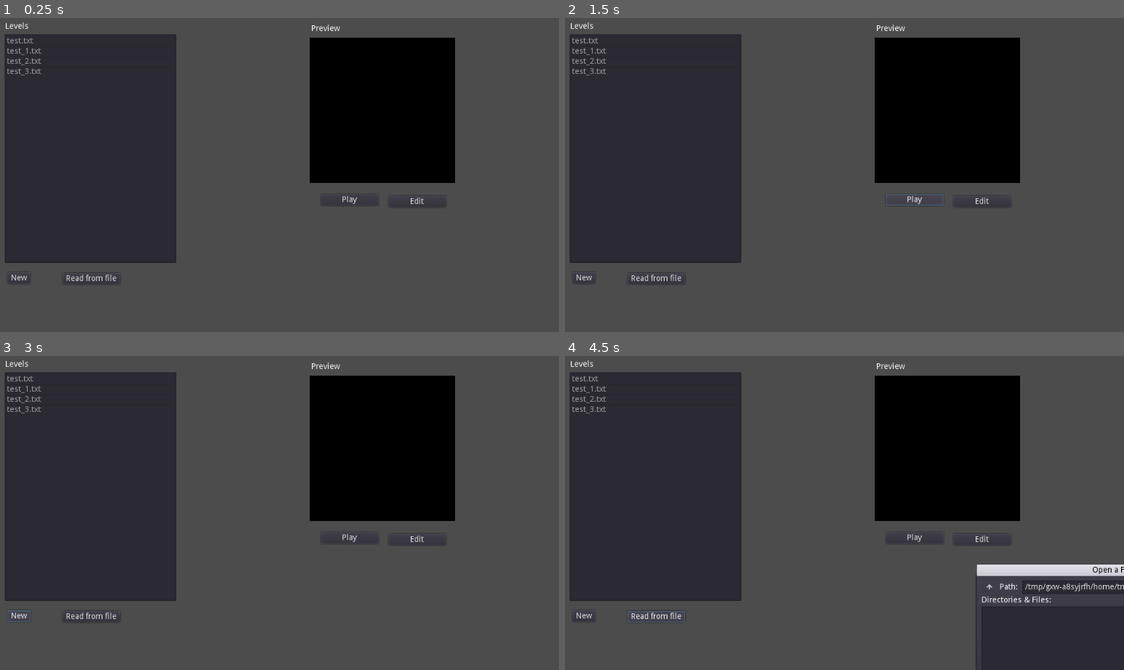
Above: before the commit, frames 1-4 (two rows, left to right).
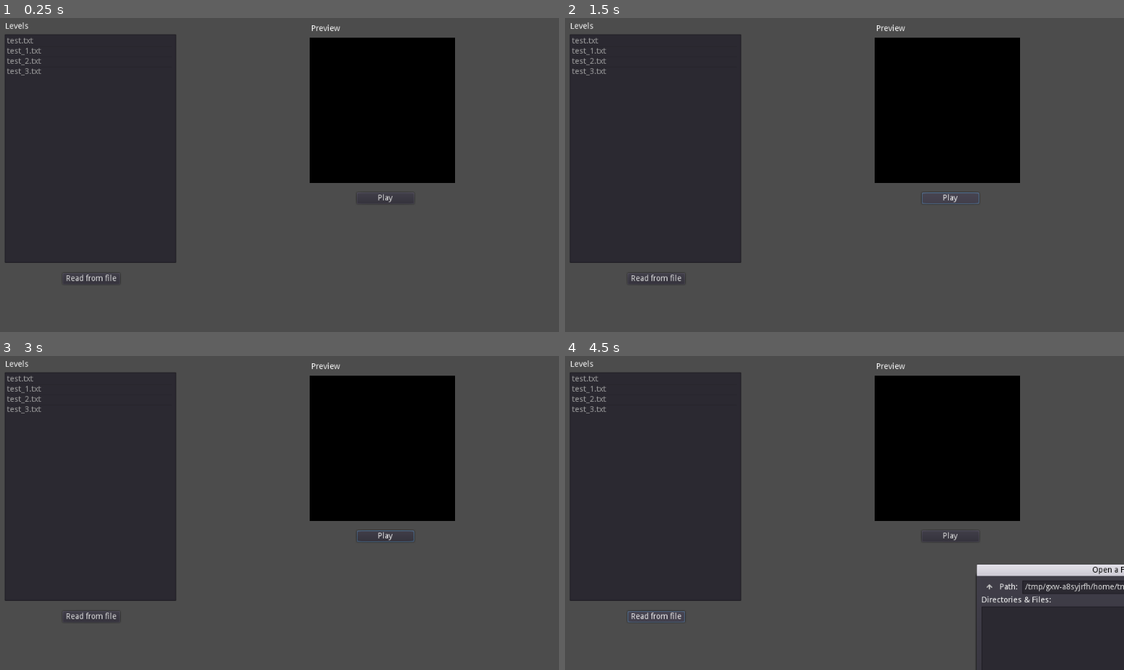
Above: after the commit, the same moments.

Repository: Emreu/sokoban_solver
Game: Godot game, scene res://UI/Loader.tscn
Same seed, same stepped clock (60 frames per second), same inputs: the game is played once before the commit and once after it.
Inputs (mouse positions are in pixels of both pictures, inside the frame that each line leads up to):
- Up to frame 1 (0.25 s): no input
- Up to frame 2 (1.5 s): click (984, 200) at 0.5 s, where only the run before the commit has a clickable "Edit"; click "Play" at 1.25 s
- Up to frame 3 (3 s): click "Play" at 2 s; click (16, 616) at 2.75 s, where only the run before the commit has a clickable "New"
- Up to frame 4 (4.5 s): click (581, 616) at 3.5 s, where only the run before the commit has a clickable "New"; click "Read from file" at 4.25 s

The runs differ from the first frame. In frame 1, 0.1% of the frame differs, in the area x 1-80%, y 55-85%; in frame 2, 0.2%; in frame 3, 0.2%; in frame 4, 0.1%.

Commit message:
Upscale visualizer assets

Diff:
--- a/visualizer/Levels/Level.gd
+++ b/visualizer/Levels/Level.gd
@@ -6,7 +6,7 @@
 
 var zone = preload("res://Objects/Deadzone.tscn")
 
-const tileSize = Vector2(16, 16)
+const tileSize = Vector2(64, 64)
 
 signal win
 
@@ -51,7 +51,7 @@
 		b.position = tileSize * pos
 		$Boxes.add_child(b, true)
 	# position camera
-	$Camera.zoom = Vector2(0.5,0.5)
+	#$Camera.zoom = Vector2(0.5,0.5)
 
 func TryMove(dir):
 	var moved = $Player.Move(dir)
--- a/visualizer/Objects/Box.gd
+++ b/visualizer/Objects/Box.gd
@@ -1,6 +1,6 @@
 extends KinematicBody2D
 
-var tile_size = 16
+var tile_size = 64
 onready var ray = $RayCast2D
 
 func move(dir):
--- a/visualizer/Objects/Box.tscn
+++ b/visualizer/Objects/Box.tscn
@@ -3,9 +3,8 @@
 [ext_resource path="res://assets/box.png" type="Texture" id=1]
 [ext_resource path="res://Objects/Box.gd" type="Script" id=2]
 
-
 [sub_resource type="RectangleShape2D" id=1]
-extents = Vector2( 6, 6 )
+extents = Vector2( 24, 24 )
 
 [node name="Box" type="KinematicBody2D" groups=[
 "box",
@@ -13,13 +12,13 @@
 script = ExtResource( 2 )
 
 [node name="box" type="Sprite" parent="."]
-position = Vector2( 8, 8 )
+position = Vector2( 32, 32 )
 texture = ExtResource( 1 )
 
 [node name="CollisionShape2D" type="CollisionShape2D" parent="."]
-position = Vector2( 8, 8 )
+position = Vector2( 32, 32 )
 shape = SubResource( 1 )
 
 [node name="RayCast2D" type="RayCast2D" parent="."]
-position = Vector2( 8, 8 )
-cast_to = Vector2( 8, 0 )
+position = Vector2( 32, 32 )
+cast_to = Vector2( 64, 0 )
--- a/visualizer/Objects/Deadzone.tscn
+++ b/visualizer/Objects/Deadzone.tscn
@@ -5,5 +5,5 @@
 [node name="Deadzone" type="Node2D"]
 
 [node name="sprite" type="Sprite" parent="."]
-position = Vector2( 8, 8 )
+position = Vector2( 32, 32 )
 texture = ExtResource( 1 )
--- a/visualizer/Objects/Goal.tscn
+++ b/visualizer/Objects/Goal.tscn
@@ -5,7 +5,7 @@
 [ext_resource path="res://Objects/Goal.gd" type="Script" id=3]
 
 [sub_resource type="RectangleShape2D" id=1]
-extents = Vector2( 8, 8 )
+extents = Vector2( 32, 32 )
 
 [node name="Goal" type="Node2D" groups=[
 "goal",
@@ -13,19 +13,19 @@
 script = ExtResource( 3 )
 
 [node name="sprite_off" type="Sprite" parent="."]
-position = Vector2( 8, 8 )
+position = Vector2( 32, 32 )
 texture = ExtResource( 1 )
 
 [node name="sprite_on" type="Sprite" parent="."]
 visible = false
-position = Vector2( 8, 8 )
+position = Vector2( 32, 32 )
 texture = ExtResource( 2 )
 
 [node name="Detector" type="Area2D" parent="."]
 monitorable = false
 
 [node name="RectShape" type="CollisionShape2D" parent="Detector"]
-position = Vector2( 8, 8 )
+position = Vector2( 32, 32 )
 shape = SubResource( 1 )
 [connection signal="body_entered" from="Detector" to="." method="_on_Detector_body_entered"]
 [connection signal="body_exited" from="Detector" to="." method="_on_Detector_body_exited"]
--- a/visualizer/Objects/Player.gd
+++ b/visualizer/Objects/Player.gd
@@ -1,7 +1,7 @@
 extends KinematicBody2D
 
 export var DirectControl = true
-var tile_size = 16
+var tile_size = 64
 onready var ray = $RayCast2D
 
 
--- a/visualizer/Objects/Player.tscn
+++ b/visualizer/Objects/Player.tscn
@@ -7,9 +7,9 @@
 script = ExtResource( 2 )
 
 [node name="icon" type="Sprite" parent="."]
-position = Vector2( 8, 8 )
+position = Vector2( 32, 32 )
 texture = ExtResource( 1 )
 
 [node name="RayCast2D" type="RayCast2D" parent="."]
-position = Vector2( 8, 8 )
-cast_to = Vector2( 8, 0 )
+position = Vector2( 32, 32 )
+cast_to = Vector2( 64, 0 )
--- a/visualizer/Objects/Wall.tscn
+++ b/visualizer/Objects/Wall.tscn
@@ -3,14 +3,14 @@
 [ext_resource path="res://assets/block.png" type="Texture" id=1]
 
 [sub_resource type="RectangleShape2D" id=1]
-extents = Vector2( 8, 8 )
+extents = Vector2( 32, 32 )
 
 [node name="Wall" type="StaticBody2D"]
 
 [node name="block" type="Sprite" parent="."]
-position = Vector2( 8, 8 )
+position = Vector2( 32, 32 )
 texture = ExtResource( 1 )
 
 [node name="CollisionShape2D" type="CollisionShape2D" parent="."]
-position = Vector2( 8, 8 )
+position = Vector2( 32, 32 )
 shape = SubResource( 1 )
--- a/visualizer/UI/Loader.tscn
+++ b/visualizer/UI/Loader.tscn
@@ -82,13 +82,6 @@
 margin_bottom = 71.5763
 text = "Preview"
 
-[node name="NewMapButton" type="Button" parent="LoaderUI"]
-margin_left = 52.857
-margin_top = 494.59
-margin_right = 92.857
-margin_bottom = 514.59
-text = "New"
-
 [node name="MapLoadButton" type="Button" parent="LoaderUI"]
 margin_left = 150.076
 margin_top = 495.534
@@ -96,19 +89,15 @@
 margin_bottom = 515.534
 text = "Read from file"
 
-[node name="MapEditButton" type="Button" parent="LoaderUI"]
-margin_left = 723.952
-margin_top = 359.616
-margin_right = 824.952
-margin_bottom = 379.616
-text = "Edit"
-
 [node name="PlayButton" type="Button" parent="LoaderUI"]
-margin_left = 605.024
-margin_top = 356.784
-margin_right = 706.024
-margin_bottom = 376.784
+margin_left = 668.052
+margin_top = 354.406
+margin_right = 769.052
+margin_bottom = 374.406
 text = "Play"
+__meta__ = {
+"_edit_use_anchors_": false
+}
 [connection signal="exit" from="Viewer" to="." method="_on_Viewer_exit"]
 [connection signal="file_selected" from="LoaderUI/FileDialog" to="." method="_on_FileDialog_file_selected"]
 [connection signal="item_selected" from="LoaderUI/LevelsList" to="." method="_on_LevelsList_item_selected"]
--- a/visualizer/UI/Preview.gd
+++ b/visualizer/UI/Preview.gd
@@ -41,23 +41,33 @@
 	return "empty"
 
 func makeTexture(w, h, level):
-	if level.has("preview"):
-		return level["preview"]
 	var img = Image.new()
-	img.create(w*tile_size, h*tile_size, false, Image.FORMAT_RGB8)
+	var size = max(w,h)
+	img.create(size*tile_size, size*tile_size, false, Image.FORMAT_RGB8)
+	var shift = Vector2(0,0)
+	if w > h:
+		var delta = (w-h)/2 * tile_size
+		shift = Vector2(0,delta)
+	elif h > w:
+		var delta = (h-w)/2 * tile_size
+		shift = Vector2(delta,0)
 
 	for y in range(h):
 		for x in range(w):
 			var pos = Vector2(x, y)
 			var tile = tileAt(pos, level)
-			img.blit_rect(tiles, Rect2(offset[tile]*tile_size, 0, 8, 8), Vector2(pos.x*tile_size, pos.y*tile_size))
+			img.blit_rect(tiles, Rect2(offset[tile]*tile_size, 0, 8, 8), shift+Vector2(pos.x*tile_size, pos.y*tile_size))
 
 	var tex = ImageTexture.new()
 	tex.create_from_image(img, 0)
-	level["preview"] = tex
+
 	return tex
 
 func ShowLevel(level):
+	if level.has("preview"):
+		texture = level["preview"]
+		return
+
 	var w = 0
 	var h = 0
 	for pos in level["walls"]:
@@ -66,4 +76,5 @@
 		if pos.y > h:
 			h = pos.y
 	var tex = makeTexture(w+1,h+1,level)
+	level["preview"] = tex
 	texture = tex
--- a/visualizer/assets/icons.svg
+++ b/visualizer/assets/icons.svg
@@ -28,9 +28,9 @@
      borderopacity="1.0"
      inkscape:pageopacity="0.0"
      inkscape:pageshadow="2"
-     inkscape:zoom="7.7878607"
-     inkscape:cx="59.984256"
-     inkscape:cy="1.6277013"
+     inkscape:zoom="6.9571556"
+     inkscape:cx="29.670994"
+     inkscape:cy="24.099201"
      inkscape:document-units="mm"
      inkscape:current-layer="layer1"
      showgrid="true"
@@ -61,7 +61,7 @@
         <dc:format>image/svg+xml</dc:format>
         <dc:type
            rdf:resource="http://purl.org/dc/dcmitype/StillImage" />
-        <dc:title></dc:title>
+        <dc:title />
       </cc:Work>
     </rdf:RDF>
   </metadata>
@@ -76,7 +76,9 @@
        width="4.2333331"
        height="4.2333331"
        x="0"
-       y="263.13333" />
+       y="263.13333"
+       inkscape:export-xdpi="384"
+       inkscape:export-ydpi="384" />
     <rect
        style="fill:#0000ff;fill-opacity:1;stroke:none;stroke-width:0.26458332;stroke-linecap:round;stroke-linejoin:round;stroke-miterlimit:4;stroke-dasharray:none;stroke-opacity:1;paint-order:normal"
        id="rect821"
@@ -613,5 +615,12 @@
          d="m 25.4,266.30834 v 0.52917 l -0.529167,0.52917 h -0.529167"
          style="fill:#ff0000;fill-opacity:1;stroke:none;stroke-width:0.26458332px;stroke-linecap:butt;stroke-linejoin:miter;stroke-opacity:1" />
     </g>
+    <path
+       style="fill:#da0000;stroke:none;stroke-width:0.99999994px;stroke-linecap:butt;stroke-linejoin:miter;stroke-opacity:1;fill-opacity:1"
+       d="m 41.025391,1.125 c 4.168176,2.8952235 2.974633,11.874974 1.974633,14.874974 L 44,16 C 47.655819,6.8604604 44.627078,1.9114107 41.025391,1.125 Z"
+       transform="matrix(0.26458333,0,0,0.26458333,-6.28e-6,263.13335)"
+       id="path1039"
+       inkscape:connector-curvature="0"
+       sodipodi:nodetypes="cccc" />
   </g>
 </svg>
Binary file changed: visualizer/assets/block.png
Binary file changed: visualizer/assets/box.png
Binary file changed: visualizer/assets/dead_zone.png
Binary file changed: visualizer/assets/goal.png
Binary file changed: visualizer/assets/goal_active.png
Binary file changed: visualizer/assets/player.png
